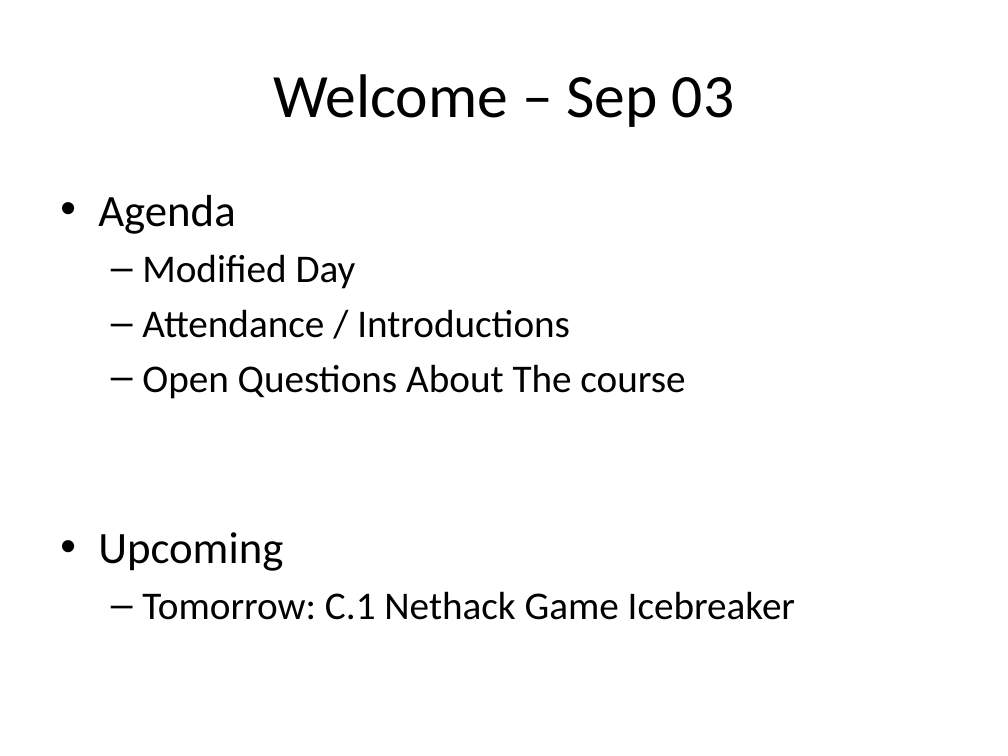
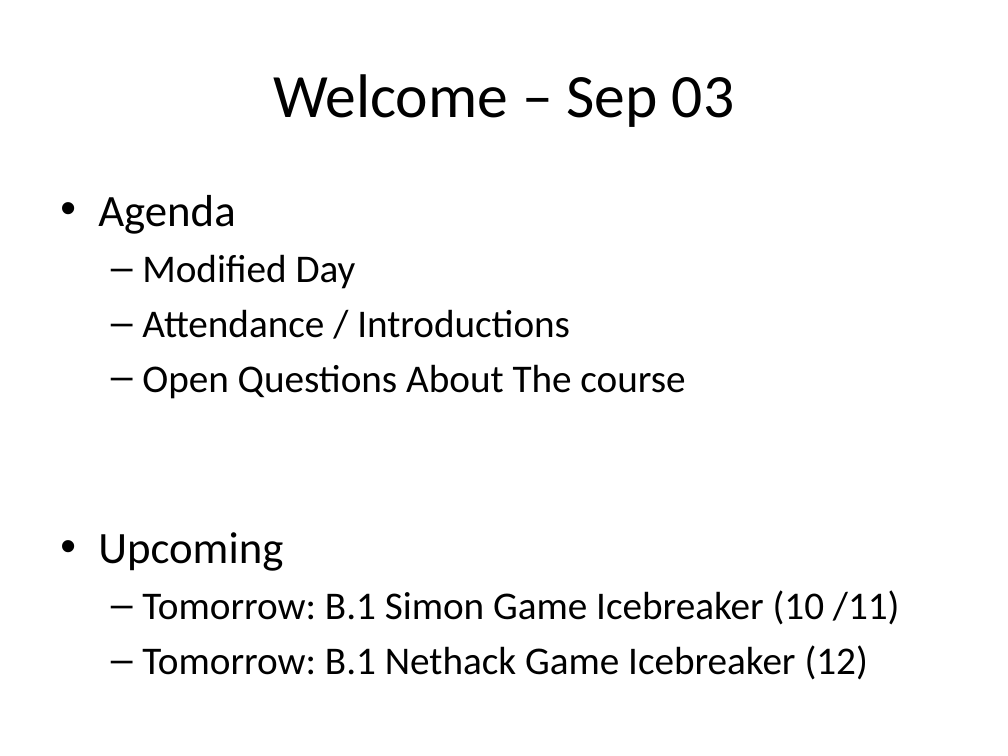
Before and after one commit to Greg5519/ICS4C0, a slide deck: slide 2 of Daily Agendas/Day1.2_FirstDay.pptx. Drawn at 1008x756 pixels with LibreOffice and Linux fonts; fonts in the diff are those of the drawing. Boxes give left, top, right and bottom in pixels: in the first picture for what was removed or moved away, otherwise in the second. Text is boxed around its words. In the diff, an @@ line names an element or a change of style, - is before the commit and + after.

```diff
--- a/Daily Agendas/Day1.2_FirstDay.pptx
+++ b/Daily Agendas/Day1.2_FirstDay.pptx
@@ text at [142,590,900,680]: text changed @@
-  – Tomorrow: C.1 Nethack Game Icebreaker
+  – Tomorrow: B.1 Simon Game Icebreaker (10 /11)
+  – Tomorrow: B.1 Nethack Game Icebreaker (12)
```
Also in this commit, not shown: 1 other slide changed, 5 other files.
